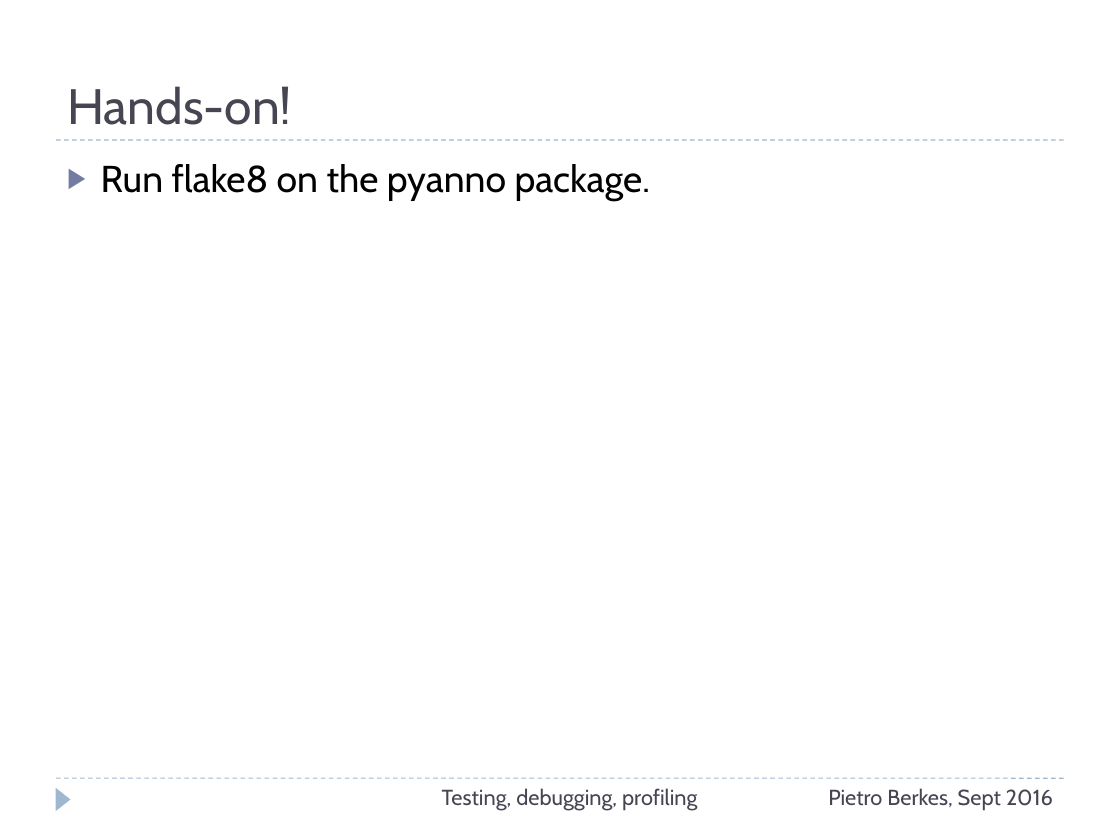
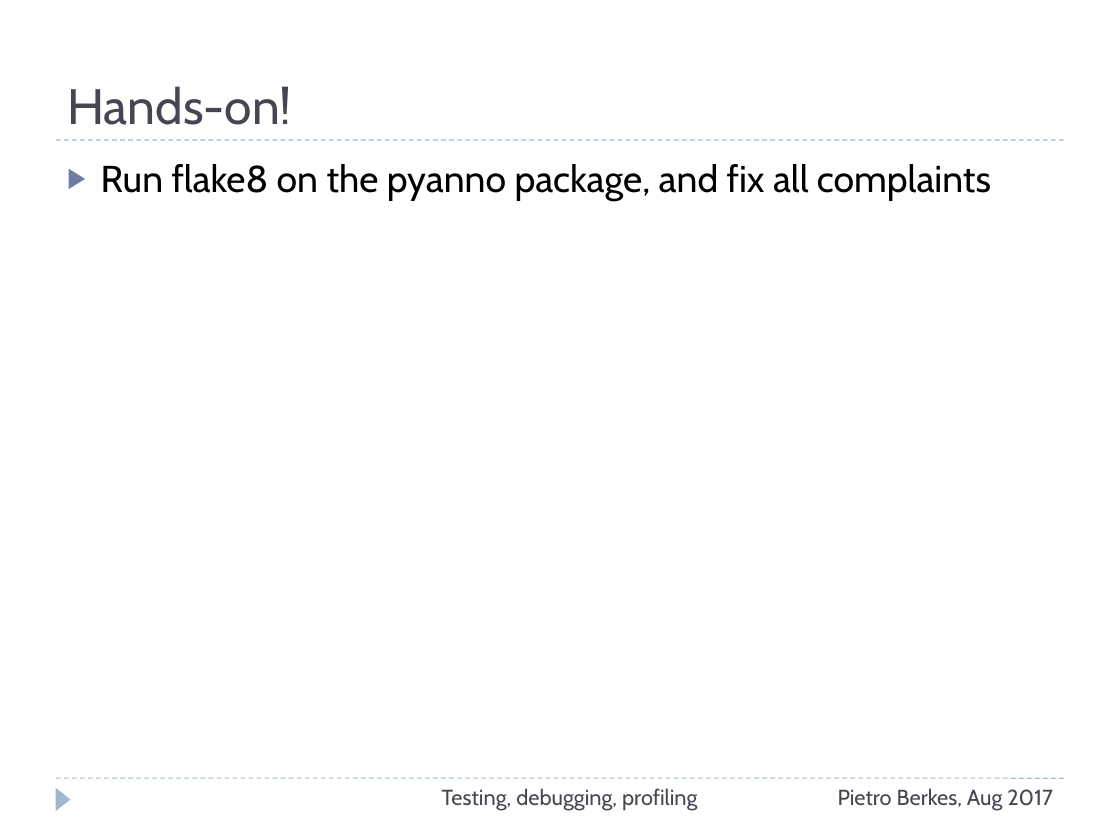
Before and after one commit to ASPP/testing_debugging_profiling, a slide deck: slide 77 of testing-debugging-profiling.pptx (slide 76 before the commit). Drawn at 1120x840 pixels with LibreOffice and Linux fonts; fonts in the diff are those of the drawing. Boxes give left, top, right and bottom in pixels: in the first picture for what was removed or moved away, otherwise in the second. Text is boxed around its words. In the diff, an @@ line names an element or a change of style, - is before the commit and + after.

```diff
--- a/testing-debugging-profiling.pptx
+++ b/testing-debugging-profiling.pptx
@@ text at box(101, 164, 991, 200): text changed @@
-▶ Run flake8 on the pyanno package.
+▶ Run flake8 on the pyanno package, and fix all complaints
@@ text at box(838, 788, 1053, 811): text changed @@
-Pietro Berkes, Sept 2016
+Pietro Berkes, Aug 2017
```
Also in this commit, not shown: 79 other slides changed, 2 slides added, 1 slide removed, 1 other file.
